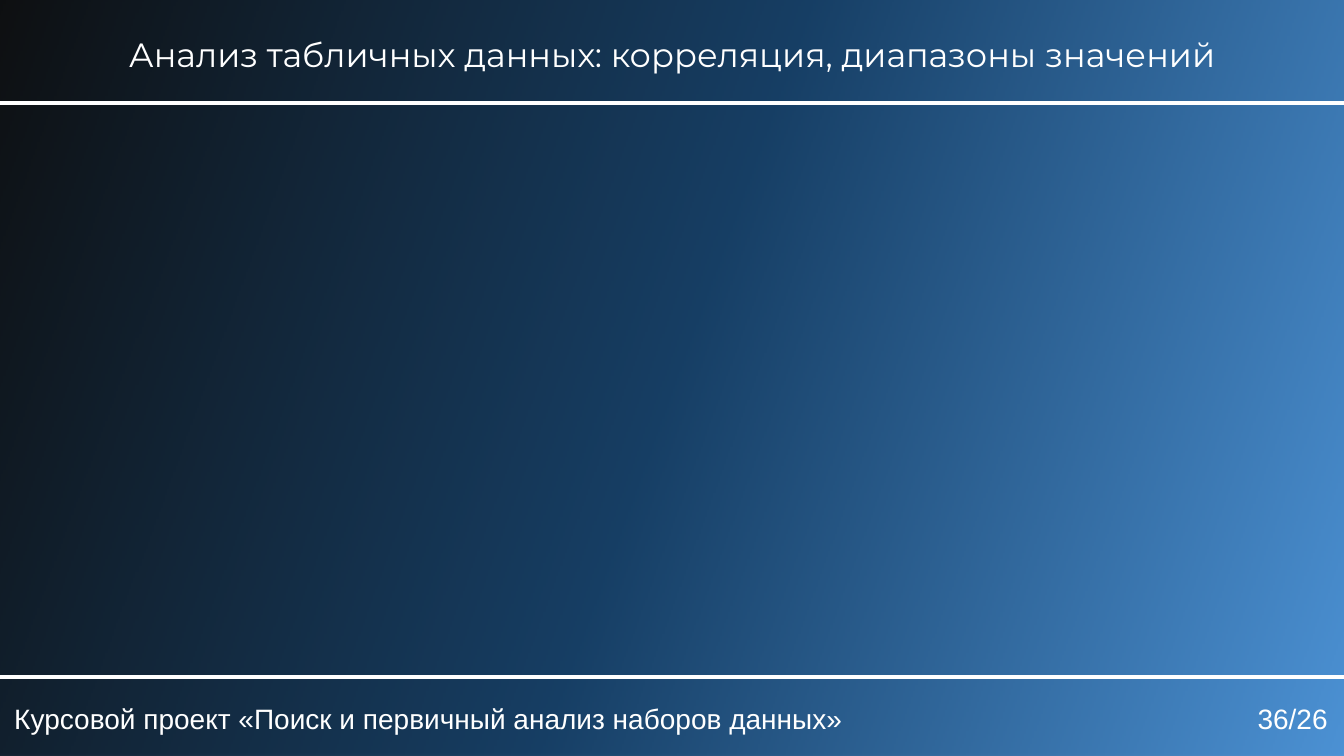
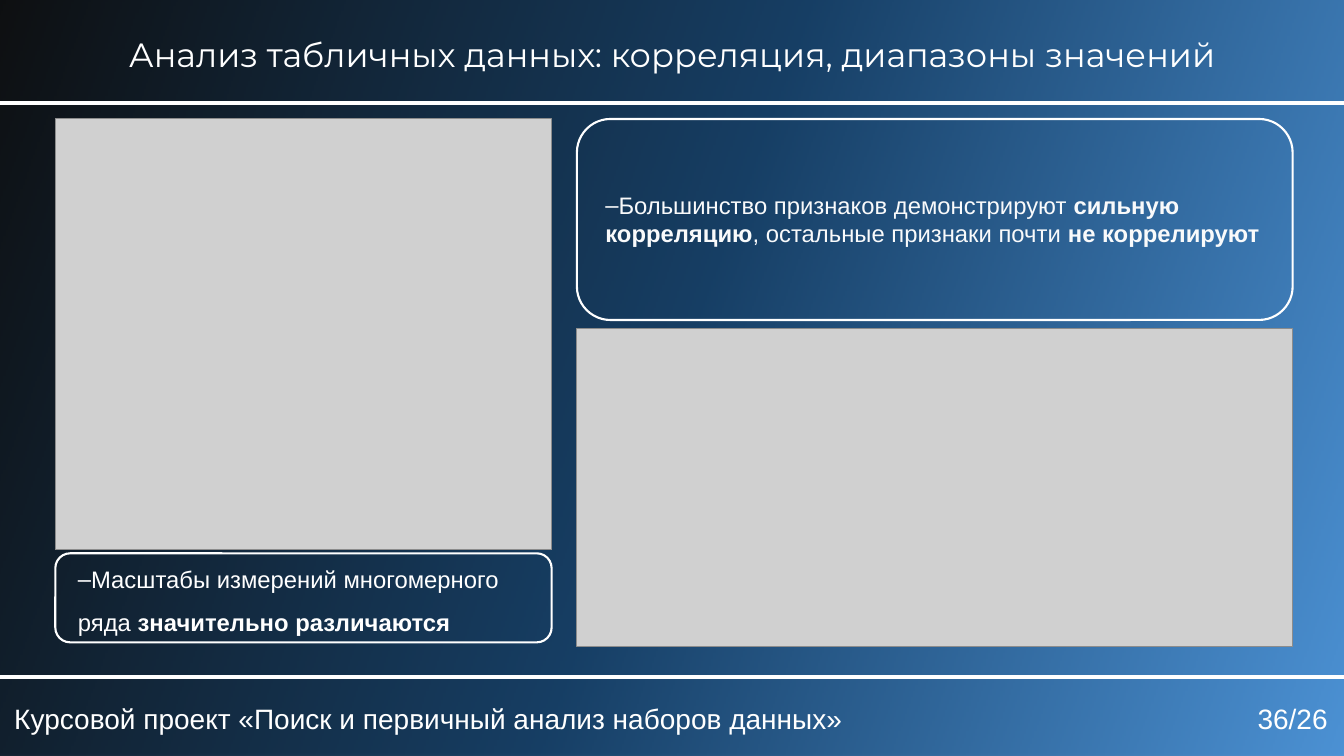
Before and after one commit to KaKTyZV/KYRSOVAIA_RABOTA, a slide deck: slide 36 of БобыкинВА_ЕТ141_курсовой_проект.pptx. Drawn at 1344x756 pixels with LibreOffice and Linux fonts; fonts in the diff are those of the drawing; grey boxes stand for pictures. Boxes give left, top, right and bottom in pixels: in the first picture for what was removed or moved away, otherwise in the second. Text is boxed around its words. In the diff, an @@ line names an element or a change of style, - is before the commit and + after.

```diff
--- a/БобыкинВА_ЕТ141_курсовой_проект.pptx
+++ b/БобыкинВА_ЕТ141_курсовой_проект.pptx
@@ picture added at bbox=[55, 119, 552, 549] @@
@@ rounded rectangle added at bbox=[577, 119, 1293, 320], outline #FFFFFF 1.5 pt @@
@@ text added at bbox=[605, 197, 1259, 247], 17 pt, text #F9FAFB @@
+– Большинство признаков демонстрируют сильную корреляцию, остальные признаки почти не коррелируют
@@ picture added at bbox=[577, 329, 1293, 647] @@
@@ rounded rectangle added at bbox=[55, 554, 552, 642], outline #FFFFFF 1.5 pt @@
@@ text added at bbox=[78, 570, 499, 636], 17 pt, text #FFFFFF @@
+– Масштабы измерений многомерного ряда значительно различаются
```
Also in this commit, not shown: 30 other slides changed, 4 slides added.
